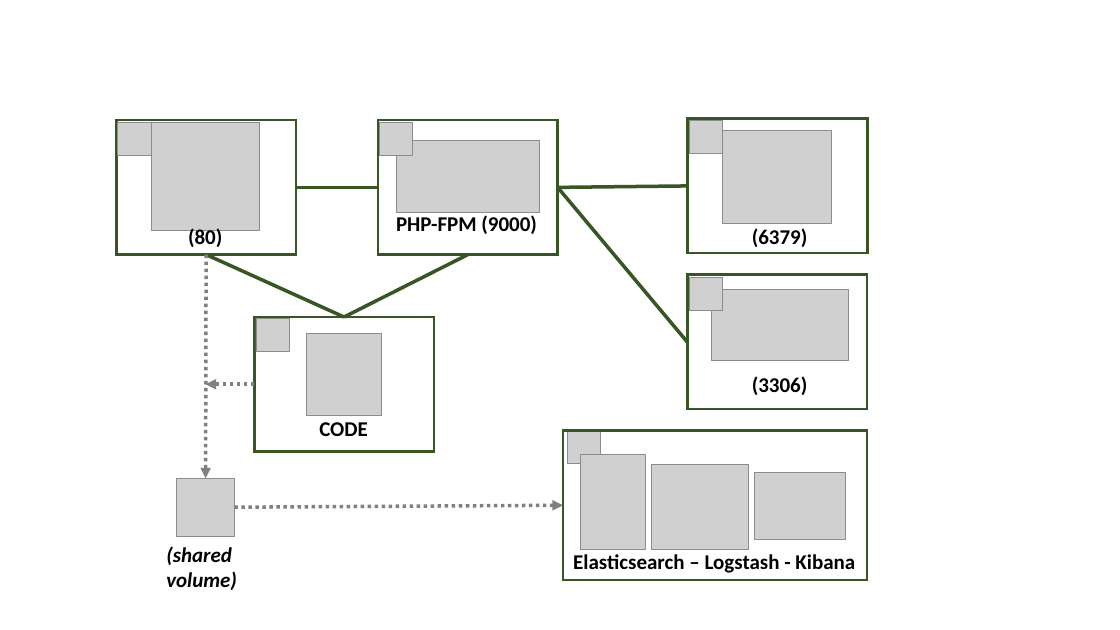
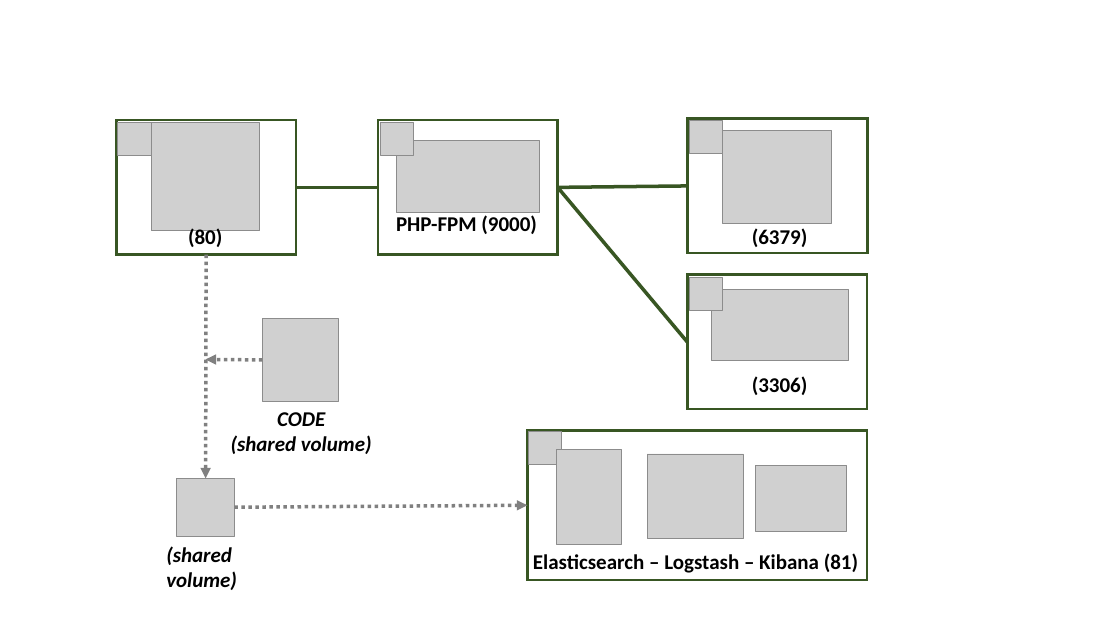
Before and after one commit to maxpou/maxpou.fr, a slide deck: slide 1 of images/articles/symfony-docker/schema.pptx. Drawn at 1120x630 pixels with LibreOffice and Linux fonts; fonts in the diff are those of the drawing; grey boxes stand for pictures. Boxes give left, top, right and bottom in pixels: in the first picture for what was removed or moved away, otherwise in the second. Text is boxed around its words. In the diff, an @@ line names an element or a change of style, - is before the commit and + after.

```diff
--- a/images/articles/symfony-docker/schema.pptx
+++ b/images/articles/symfony-docker/schema.pptx
@@ line removed from (344, 317) to (206, 255) @@
@@ line removed from (344, 317) to (468, 255) @@
@@ rectangle removed at [255,317,434,451] @@
@@ picture removed at [256,318,289,351] @@
@@ picture: place and size @@
-picture at [307,334,382,416]
+picture at [262,318,338,401]
@@ arrow moved from (255, 384) - (206, 384) to (262, 360) - (206, 360) @@
@@ text at [231,412,372,454]: text changed; italic on @@
-CODE
+CODE
+(shared volume)
@@ fill none to #FFFFFF in 3 elements at [116,120,296,255], [378,120,558,255], [528,430,867,581] @@
@@ rectangle: place and size @@
-rectangle at [563,430,867,581]
+rectangle at [528,430,867,581]
@@ picture: place and size @@
-picture at [568,431,601,464]
+picture at [529,432,562,465]
@@ picture: place and size @@
-picture at [581,455,646,550]
+picture at [556,450,622,544]
@@ picture: place and size @@
-picture at [652,465,749,549]
+picture at [647,454,744,539]
@@ picture: place and size @@
-picture at [755,473,845,540]
+picture at [756,465,847,533]
@@ arrow moved from (234, 507) - (563, 506) to (234, 507) - (528, 506) @@
@@ text at [533,553,858,573]: text changed @@
-Elasticsearch – Logstash - Kibana
+Elasticsearch – Logstash – Kibana (81)
```
Also in this commit, not shown: 1 other file.
